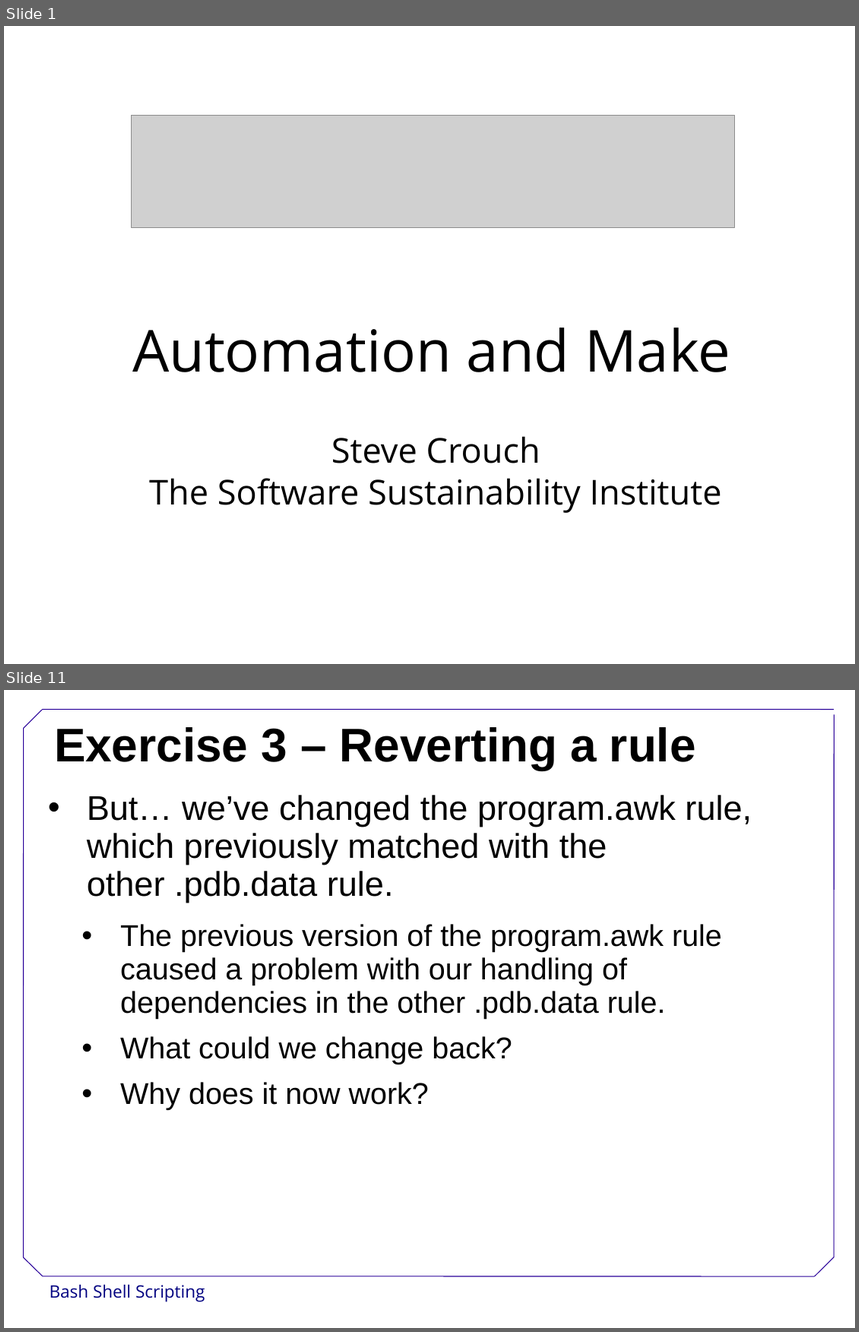
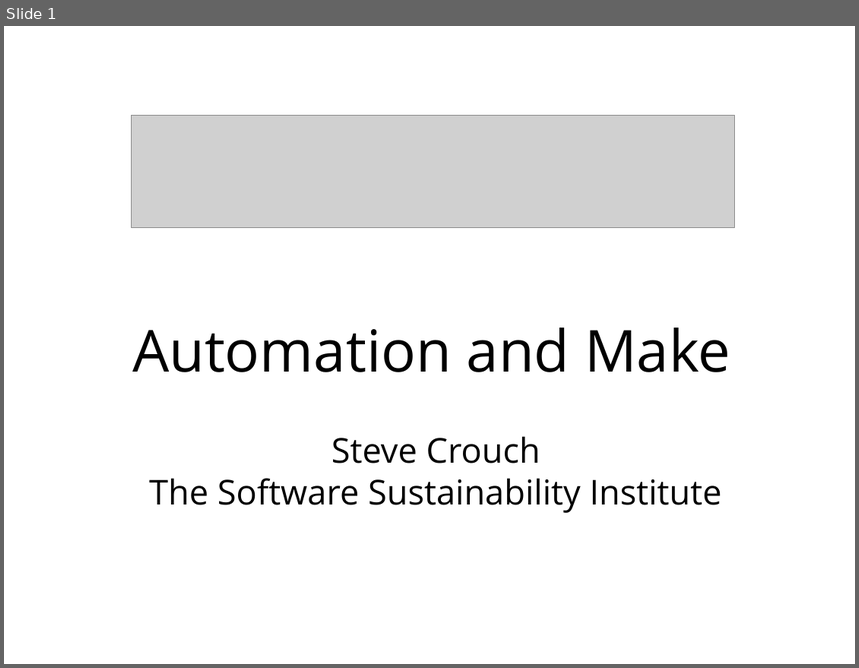
Before and after one commit to swcarpentry/DEPRECATED-boot-camps, a slide deck: AutomationMake.ppt. Shown one above the other, each under a label of ours: slides 1 and 11 before the commit, slide 1 after it; the slides between them are not shown. The pictures are 859x1332 and 859x668 pixels, drawn with LibreOffice and Linux fonts; fonts in the diff are those of the drawing; grey boxes stand for pictures; background and template pictures are left out. Boxes give left, top, right and bottom in pixels: in the first picture for what was removed or moved away, otherwise in the second. Text is boxed around its words. In the diff, an @@ line names an element or a change of style, - is before the commit and + after.

```diff
--- a/AutomationMake.ppt
+++ b/AutomationMake.ppt
@@ slide 11 removed at box(4, 690, 855, 1328), background #FFFFFF @@
@@ title removed at box(54, 727, 696, 770) @@
-Exercise 3 – Reverting a rule
@@ text removed at box(87, 795, 752, 1110) @@
-• But… we’ve changed the program.awk rule, which previously matched with the other .pdb.data rule.
-  • The previous version of the program.awk rule caused a problem with our handling of dependencies in the other .pdb.data rule.
-  • What could we change back?
-  • Why does it now work?
@@ group removed at box(23, 709, 835, 1277): 7 lines @@
@@ rectangle removed at box(710, 1277, 818, 1308) @@
@@ text removed at box(50, 1285, 205, 1303) @@
-Bash Shell Scripting
```
Also in this commit, not shown: 14 slides changed, 1 slide added, 6 other files.
